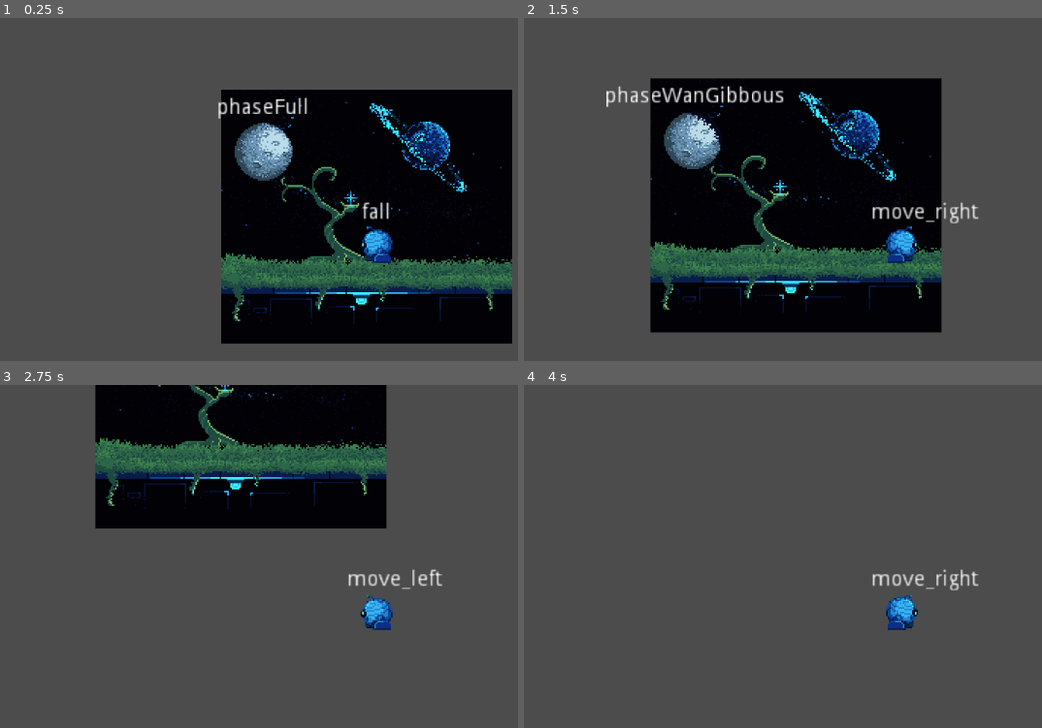
Above: before the commit, frames 1-4 (two rows, left to right).
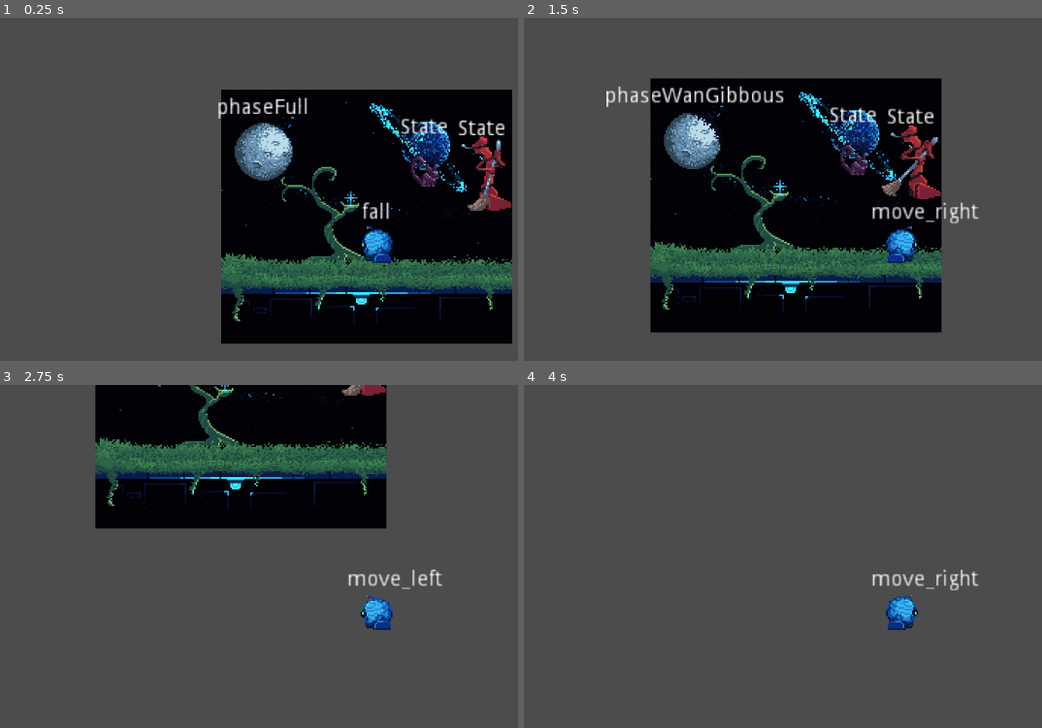
Above: after the commit, the same moments.

Repository: GeekzGamingz/Myunjoule
Game: Godot game, scene res://source/Levels/Level_Debug.tscn
Two runs of this game, one before a commit and one after it. Both use one fixed random seed, a clock stepped at 60 frames per second and the inputs below.
Inputs:
- Up to frame 1 (0.25 s): no input
- Up to frame 2 (1.5 s): hold D (move_right) from 0.53 s (still down); tap E (activate) at 0.6, 1.35 s
- Up to frame 3 (2.75 s): release D (move_right) at 2.03 s; hold A (move_left) from 2.03 s (still down); tap E (activate) at 2.1 s
- Up to frame 4 (4 s): release A (move_left) at 2.78 s; hold D (move_right) from 2.78 s (still down); tap E (activate) at 2.85, 3.6 s

The runs differ from the first frame. In frame 1, 1.6% of the frame differs, in the area x 77-99%, y 29-57%; in frame 2, 1.6%, in the area x 58-81%, y 25-53%; in frame 3, 0.2%; in frame 4, nothing differs.

Commit message:
Added Yorker & Critter

Diff:
--- /dev/null
+++ b/source/Actors/Critter/Critter.tscn
@@ -0,0 +1,85 @@
+[gd_scene load_steps=6 format=2]
+
+[ext_resource path="res://assets/Actors/Critter/critter-Sheet.png" type="Texture" id=1]
+
+[sub_resource type="CircleShape2D" id=6]
+
+[sub_resource type="Animation" id=2]
+resource_name = "idle"
+length = 0.64
+loop = true
+step = 0.16
+tracks/0/type = "value"
+tracks/0/path = NodePath("../CritterSprite:texture")
+tracks/0/interp = 1
+tracks/0/loop_wrap = true
+tracks/0/imported = false
+tracks/0/enabled = true
+tracks/0/keys = {
+"times": PoolRealArray( 0 ),
+"transitions": PoolRealArray( 1 ),
+"update": 1,
+"values": [ ExtResource( 1 ) ]
+}
+tracks/1/type = "value"
+tracks/1/path = NodePath("../CritterSprite:hframes")
+tracks/1/interp = 1
+tracks/1/loop_wrap = true
+tracks/1/imported = false
+tracks/1/enabled = true
+tracks/1/keys = {
+"times": PoolRealArray( 0 ),
+"transitions": PoolRealArray( 1 ),
+"update": 1,
+"values": [ 4 ]
+}
+tracks/2/type = "value"
+tracks/2/path = NodePath("../CritterSprite:frame")
+tracks/2/interp = 1
+tracks/2/loop_wrap = true
+tracks/2/imported = false
+tracks/2/enabled = true
+tracks/2/keys = {
+"times": PoolRealArray( 0, 0.16, 0.32, 0.48 ),
+"transitions": PoolRealArray( 1, 1, 1, 1 ),
+"update": 1,
+"values": [ 0, 1, 2, 3 ]
+}
+
+[sub_resource type="AnimationNodeStateMachine" id=4]
+
+[sub_resource type="AnimationNodeStateMachinePlayback" id=5]
+
+[node name="Critter" type="KinematicBody2D"]
+
+[node name="CritterFSM" type="Node2D" parent="."]
+
+[node name="CritterSprite" type="Sprite" parent="."]
+texture = ExtResource( 1 )
+hframes = 4
+frame = 1
+
+[node name="CollisionShape2D" type="CollisionShape2D" parent="."]
+shape = SubResource( 6 )
+
+[node name="AnimationPlayers" type="Node2D" parent="."]
+
+[node name="SpritePlayer" type="AnimationPlayer" parent="AnimationPlayers"]
+autoplay = "idle"
+anims/idle = SubResource( 2 )
+
+[node name="EffectsPlayer" type="AnimationPlayer" parent="AnimationPlayers"]
+
+[node name="AnimationTree" type="AnimationTree" parent="AnimationPlayers"]
+tree_root = SubResource( 4 )
+anim_player = NodePath("../SpritePlayer")
+parameters/playback = SubResource( 5 )
+
+[node name="StateOutput" type="Label" parent="."]
+margin_left = -58.0
+margin_top = -36.0
+margin_right = 58.0
+margin_bottom = -22.0
+text = "State"
+align = 1
+valign = 1
--- /dev/null
+++ b/source/Actors/Yorker/Yorker.tscn
@@ -0,0 +1,101 @@
+[gd_scene load_steps=7 format=2]
+
+[ext_resource path="res://assets/Actors/Yorker/Yorker-sweeping-Sheet.png" type="Texture" id=2]
+
+[sub_resource type="CapsuleShape2D" id=6]
+height = 28.0
+
+[sub_resource type="Animation" id=7]
+length = 0.001
+tracks/0/type = "value"
+tracks/0/path = NodePath("../YorkerSprite:frame")
+tracks/0/interp = 1
+tracks/0/loop_wrap = true
+tracks/0/imported = false
+tracks/0/enabled = true
+tracks/0/keys = {
+"times": PoolRealArray( 0 ),
+"transitions": PoolRealArray( 1 ),
+"update": 0,
+"values": [ 0 ]
+}
+
+[sub_resource type="Animation" id=2]
+resource_name = "idle"
+length = 0.48
+loop = true
+step = 0.12
+tracks/0/type = "value"
+tracks/0/path = NodePath("../YorkerSprite:texture")
+tracks/0/interp = 1
+tracks/0/loop_wrap = true
+tracks/0/imported = false
+tracks/0/enabled = true
+tracks/0/keys = {
+"times": PoolRealArray( 0 ),
+"transitions": PoolRealArray( 1 ),
+"update": 1,
+"values": [ ExtResource( 2 ) ]
+}
+tracks/1/type = "value"
+tracks/1/path = NodePath("../YorkerSprite:hframes")
+tracks/1/interp = 1
+tracks/1/loop_wrap = true
+tracks/1/imported = false
+tracks/1/enabled = true
+tracks/1/keys = {
+"times": PoolRealArray( 0 ),
+"transitions": PoolRealArray( 1 ),
+"update": 1,
+"values": [ 4 ]
+}
+tracks/2/type = "value"
+tracks/2/path = NodePath("../YorkerSprite:frame")
+tracks/2/interp = 1
+tracks/2/loop_wrap = true
+tracks/2/imported = false
+tracks/2/enabled = true
+tracks/2/keys = {
+"times": PoolRealArray( 0, 0.12, 0.24, 0.36 ),
+"transitions": PoolRealArray( 1, 1, 1, 1 ),
+"update": 1,
+"values": [ 0, 1, 2, 3 ]
+}
+
+[sub_resource type="AnimationNodeStateMachine" id=4]
+
+[sub_resource type="AnimationNodeStateMachinePlayback" id=5]
+
+[node name="Yorker" type="KinematicBody2D"]
+
+[node name="YorkerFSM" type="Node2D" parent="."]
+
+[node name="YorkerSprite" type="Sprite" parent="."]
+texture = ExtResource( 2 )
+hframes = 4
+
+[node name="CollisionShape2D" type="CollisionShape2D" parent="."]
+shape = SubResource( 6 )
+
+[node name="AnimationPlayers" type="Node2D" parent="."]
+
+[node name="SpritePlayer" type="AnimationPlayer" parent="AnimationPlayers"]
+autoplay = "idle"
+anims/RESET = SubResource( 7 )
+anims/idle = SubResource( 2 )
+
+[node name="EffectsPlayer" type="AnimationPlayer" parent="AnimationPlayers"]
+
+[node name="AnimationTree" type="AnimationTree" parent="AnimationPlayers"]
+tree_root = SubResource( 4 )
+anim_player = NodePath("../SpritePlayer")
+parameters/playback = SubResource( 5 )
+
+[node name="StateOutput" type="Label" parent="."]
+margin_left = -58.0
+margin_top = -36.0
+margin_right = 58.0
+margin_bottom = -22.0
+text = "State"
+align = 1
+valign = 1
--- a/source/Levels/Level_Debug.tscn
+++ b/source/Levels/Level_Debug.tscn
@@ -1,8 +1,10 @@
-[gd_scene load_steps=4 format=2]
+[gd_scene load_steps=6 format=2]
 
 [ext_resource path="res://source/Actors/Player/Player.tscn" type="PackedScene" id=1]
 [ext_resource path="res://assets/Backgrounds/BG.tres" type="TileSet" id=2]
 [ext_resource path="res://source/Objects/Moon/Moon.tscn" type="PackedScene" id=3]
+[ext_resource path="res://source/Actors/Yorker/Yorker.tscn" type="PackedScene" id=4]
+[ext_resource path="res://source/Actors/Critter/Critter.tscn" type="PackedScene" id=5]
 
 [node name="Level_Debug" type="Node2D"]
 
@@ -16,3 +18,9 @@
 
 [node name="Moon" parent="." instance=ExtResource( 3 )]
 position = Vector2( 28, 41 )
+
+[node name="Yorker" parent="." instance=ExtResource( 4 )]
+position = Vector2( 172, 55 )
+
+[node name="Critter" parent="." instance=ExtResource( 5 )]
+position = Vector2( 134, 54 )
Binary file added: assets/Actors/Critter/critter-Sheet.png
Not shown, added: assets/Actors/Critter/critter-Sheet.png.import
Binary file added: assets/Actors/Yorker/Yorker-sweeping-Sheet.png
Not shown, added: assets/Actors/Yorker/Yorker-sweeping-Sheet.png.import
Not shown, added: export_presets.cfg
Binary file added: index.apple-touch-icon.png
Not shown, added: index.apple-touch-icon.png.import
Binary file added: index.icon.png
Not shown, added: index.icon.png.import
Binary file added: index.png
Not shown, added: index.png.import
Not shown, added: index.audio.worklet.js
(and 5 more such lines)
